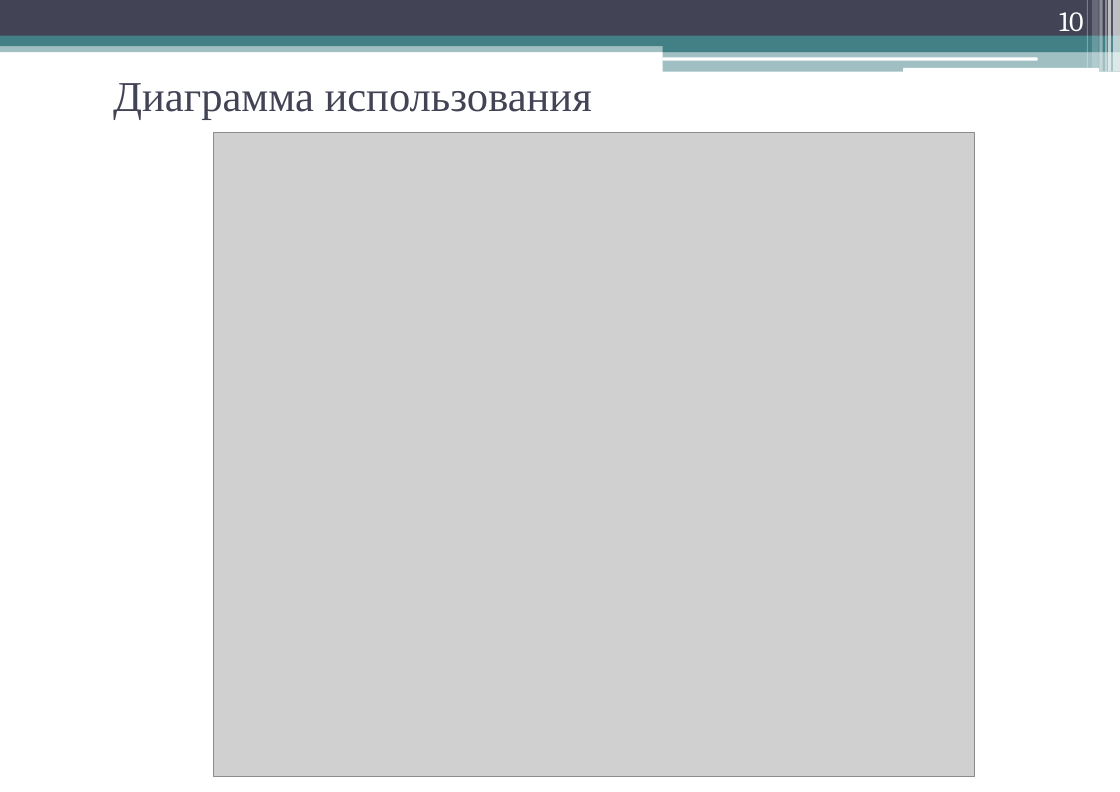
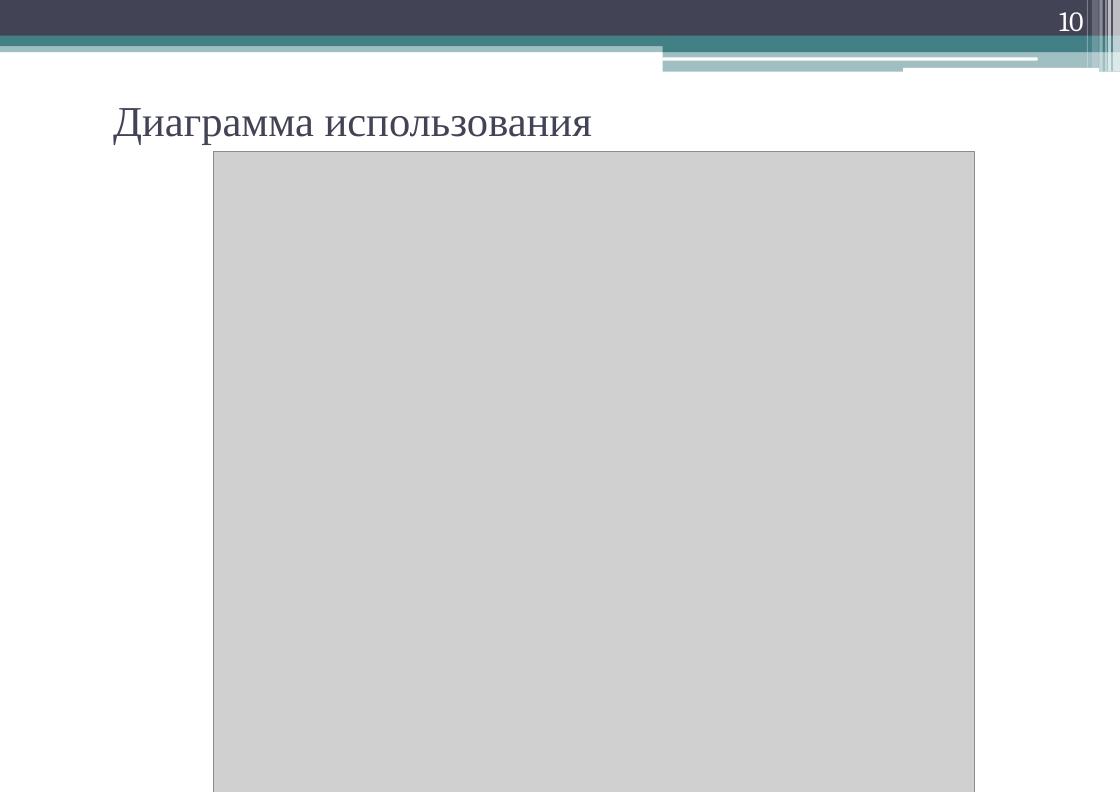
Before and after one commit to geper/DOC_decision_trees, a slide deck: slide 10 of Prezent.pptx. Drawn at 1120x792 pixels with LibreOffice and Linux fonts; fonts in the diff are those of the drawing; grey boxes stand for pictures. Boxes give left, top, right and bottom in pixels: in the first picture for what was removed or moved away, otherwise in the second. Text is boxed around its words. In the diff, an @@ line names an element or a change of style, - is before the commit and + after.

```diff
--- a/Prezent.pptx
+++ b/Prezent.pptx
@@ title "Диаграмма использования": place and size @@
-title "Диаграмма использования" at <box>113,83,592,119</box>
+title "Диаграмма использования" at <box>113,108,592,145</box>
@@ picture: place and size @@
-picture at <box>213,132,974,777</box>
+picture at <box>213,151,974,792</box>
```
Also in this commit, not shown: 12 other slides changed, 1 slide added, 3 other files.
